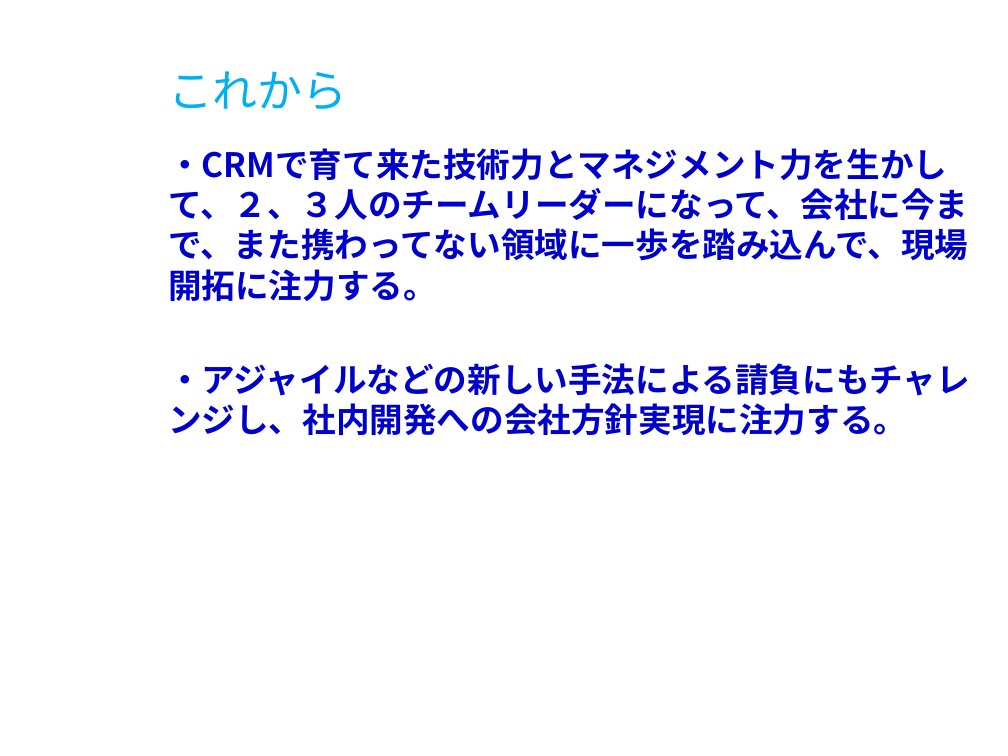
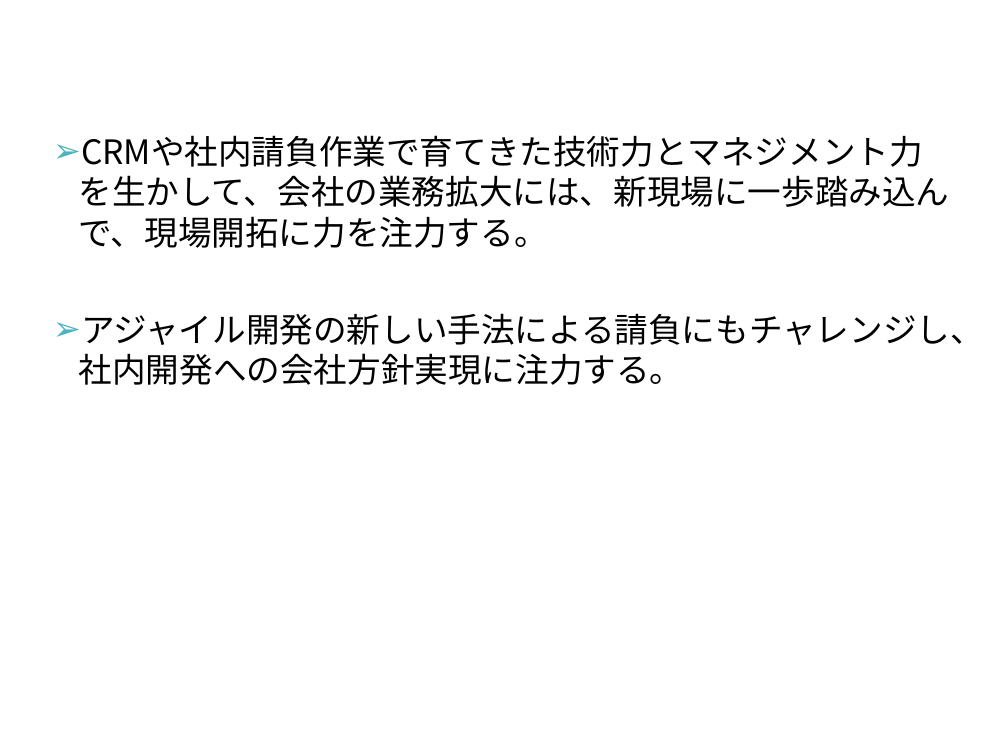
Before and after one commit to milo-bb/test, a slide deck: slide 12 of 昇格プレゼン(徐洋)_new.pptx. Drawn at 1008x756 pixels with LibreOffice and Linux fonts; fonts in the diff are those of the drawing; background and template pictures are left out. Boxes give left, top, right and bottom in pixels: in the first picture for what was removed or moved away, otherwise in the second. Text is boxed around its words. In the diff, an @@ line names an element or a change of style, - is before the commit and + after.

```diff
--- a/昇格プレゼン(徐洋)_new.pptx
+++ b/昇格プレゼン(徐洋)_new.pptx
@@ title removed at [168,71,347,109] @@
-これから
@@ text at [79,175,984,385]: text changed; text colour #0000CC to #000000; bold off @@
-・CRMで育て来た技術力とマネジメント力を生かして、２、３人のチームリーダーになって、会社に今まで、また携わってない領域に一歩を踏み込んで、現場開拓に注力する。
-・アジャイルなどの新しい手法による請負にもチャレンジし、社内開発への会社方針実現に注力する。
+➢ CRMや社内請負作業で育てきた技術力とマネジメント力を生かして、会社の業務拡大には、新現場に一歩踏み込んで、現場開拓に力を注力する。
+➢ アジャイル開発の新しい手法による請負にもチャレンジし、社内開発への会社方針実現に注力する。
@@ title added at [79,175,950,207], 24 pt, text #FFFFFF, bold @@
+今後の目標
```
Also in this commit, not shown: 6 other slides changed, 2 slides added, 2 slides removed.
